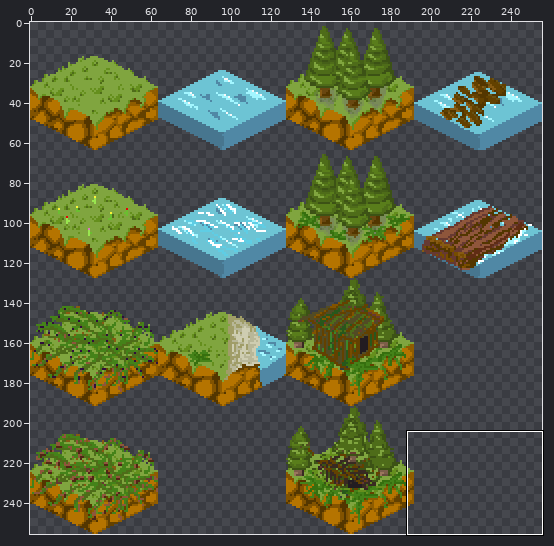
Sprite sheet, stored at Assets/Environment/TileSets/Andy/Tilesets.png. The first picture is a wide view before the edit; the outline marks the close-up.
Close-up. As it was:
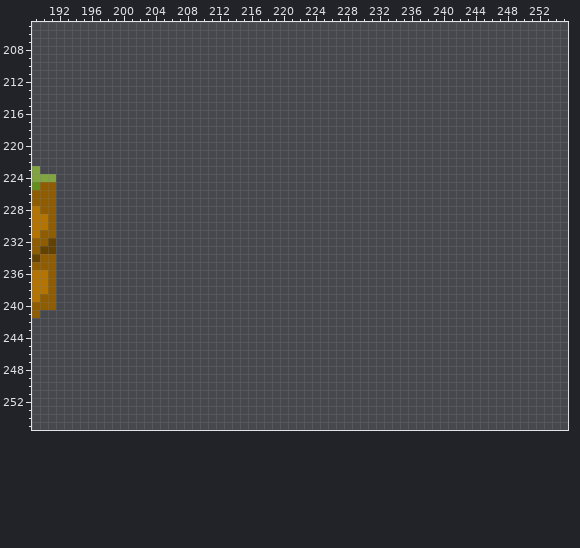
The file is 256x256 pixels. Colours within 5 levels of each other are drawn and written as one. Shown: x 189..255, y 205..255. The commit also changed other parts of the picture, which this record leaves out.
New version:
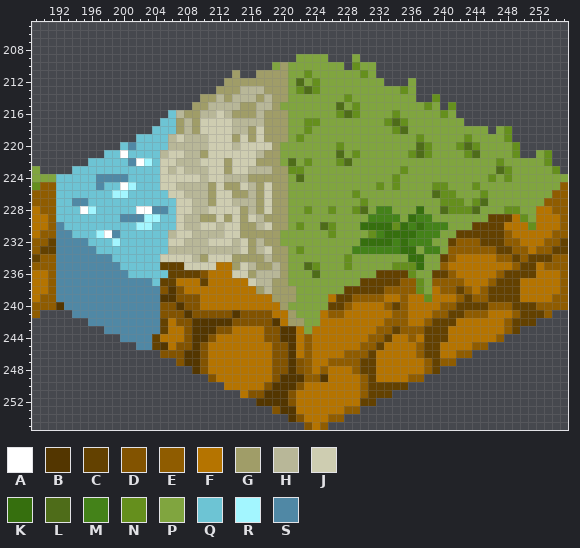
Palette (. is transparent): A #ffffff  B #533600  C #634100  D #825300  E #8f5c00  F #b57400  G #a09d68  H #b8b798  J #cecdb1  K #366f0e  L #4e6c19  M #448219  N #658f1d  P #80a53f  Q #6dc4d4  R #a3f6ff  S #5088a5
The edit:
Changed rows in their new state; - is an unchanged pixel.
first column x 192:
209 ------------------------------PPPP---P--------------------------
210 ---------------------------PGPPPPPPP-NPP------------------------
211 ----------------------G--GGGGPPNPPPPPPNP------------------------
212 ---------------------GGGGGGGGPLPNPPPPPPPP---P-------------------
213 --------------------GGGHHHGGGPNLNPPPPPPPPPPNP-------------------
214 ------------------GGHGHHHGHGGPPPPPPPNPPPPPPPP--N----------------
215 -----------------GGHHHHGGHHGPPPPPPPLPNPPPPPPPPNP-N--------------
216 --------------QHGGHHJHGGGHGGGPPPPPPNLNPPPPNPPPPPNP--------------
217 -------------QQGHGJJJJHHHHGGGPPNNPPPPPPPPNLNPPPPPPP-------------
218 ------------QQQGHGJJJJHHGJGGGPPNPPPPPPPPPPNLPPPPPPPPPP-PN-------
219 ----------QQQQHJHHHJJJGJGJGGGPNPPPPPPPPPPPPPPNPPPPPNPPPPN-------
220 --------QSQQQQHHHHHJJJHJJJJGPPPPPPPNPPPPPPPPPLNPPPNLNPPPPN------
221 ------QQAQQQQHJJHHGJJJJJJHGGPPPPPPPLPNPPPPPPNLNPPPPNLPPPPN--PN--
222 ----QQQQQSARQJJHHHJJJGJJJGGGPLPNPPPNLPPPPPPPPPPPPPPPPPPNPPPPPN--
223 --QQQQQQQQQQQJHJHHHJJGJJHHHGGNNPPPPPPPPPPPPNPPPPPPPPPPPLNPPPPPN-
224 QQQQQSSSSQQQQJJJJJHJJHHHGGGGGPLPPPPPPPPPPPNPPPPPPPPPPPNPNPPPPPPP
225 QQQQQSQQARQQQJJHHHHGJGGJHGJGGPPPPPPPPPPPNPNPPPPNNPPPNPPPPPPPPPPE
226 QQQQQQQRRQQQQQJJHHHGJJGGHGJGGPPPPPPPPNPPPPPPPPPLNNPPPNPPPPPPPPEE
227 QQSSQQQQQQQQQQQJJHHGJJHHHGJGGPPPPPPPPPNPPPPPPPPPNNNPNLPPPPPPPEEE
228 QQQARQQQQQAASSQJJHHJJJJGHGJGGPPNPPNPPNLPMMPPPKPPLNNNLPPPNNPPFFEE
229 QQQQQQQQSSSRRQQJHHGGJGJGJHGGGPPPPPPPPPPMMMMPKMMPPPPPPPCCCFNPFFFE
230 SQQQQQQQQQRRQQQJHHJJHJJGGHJGGPNPPLNPPPKKKKNKMKMMMPPPCCCCFFFNFFFE
231 SSQQQRASQQQQQQHJJHHHHJJGGGGGPPPPPPNPPPPNMKKKKMMMPPCCCCCCEFFFFFEE
232 SSSSQQQRQQQQQQJJHHHJJJHJGHGGPPPPPPPPPPKKKKMKMMMPPCEEECCCEEFFFEEC
233 SSSSSQQQQQQQQQHHHHHHHHHJGHJGGPNPPPPPPMMMMMMKKPMMPEEEEEECCEEFEECC
234 SSSSSSSQQQQQQJJJJHGJJJGGGGHGGPPPPPPPNPPPPPPPKKPPCEFFFFFEECECCCEE
235 SSSSSSSSQQQQQCCCJJJJFFGJHGGHGPPLNPPPNPPPPPNNNKPPEFFFFFFFFECCFEEE
236 SSSSSSSSSQQQQQCCCCDFFFJJGHHHGPPPLPPPPPPPCCCCNPPCCEFFFFFECCCCFFFE
237 SSSSSSSSSSSSQCCFFFCFFFFFJHHGGPPPPPPPPPCCCCCEENPEEEEFFFECCCFFFFFE
238 SSSSSSSSSSSSSDBDFFFFFFFFFGHGGGPPPPPPCCCCCEEEENPFEECEFECCCCFFFFFE
239 SSSSSSSSSSSSSBBDDDFFFFFFFFFGGGPPPPFCCEEEEFFEFFNFFFECEECCCCFFFFEE
240 BSSSSSSSSSSSSDDBDDFFFFFFFFFFGPPPPPCCEFFFFECEFFFFEECCCCEEECCCEEEE
241 --SSSSSSSSSSSDDDBDDDDDBDDDDFFGPPPFEEFFFFFFEEFFFEECCEEEFFFECCCE--
242 ----SSSSSSSSSCFDDBBBBBDDDDDBFGGPPFFFFFFFFEEEFFECCCFFFFFFECCC----
243 ------SSSSSSSCFFDBBBDDFFFFDDBBFPFFFFFFFFEECEEECCCFFFFFFFEC------
244 --------SSSSCFFFDBBDFFFFFFDDBBFEFFFFFFFEECFFEFCCCFFFFFFE--------
245 ----------SSCBFDDBDFFFFFFFFDDBFEFFFFFFEECFFFFECCFFFFEE----------
246 -------------DDDBBDFFFFFFFFDDBFEFFFFEEECFFFFFECCFFEE------------
247 ---------------DBBDFFFFFFFFDDBDEFFEEEECCFFFFFFECEE--------------
248 -----------------BDFFFFFFFFDDBDEFEFFFECCFFFFFFEC----------------
249 -------------------DFFFFFFFDBBBEEBFFFFECFFFFEE------------------
250 ---------------------FFFFFDBBBDFFFFFFFECCCCC--------------------
251 -----------------------FDDBBBDFFFFFFFFECCC----------------------
252 -------------------------BBBBDFFFFFFFFCC------------------------
253 ---------------------------DBBFFFFFFEE--------------------------
254 -----------------------------BDFFFEE----------------------------
255 -------------------------------DFE------------------------------
Boxes around the changes in both close-ups, in picture pixels (x1, y1, x2, y2):
added: (56, 54, 568, 430)
